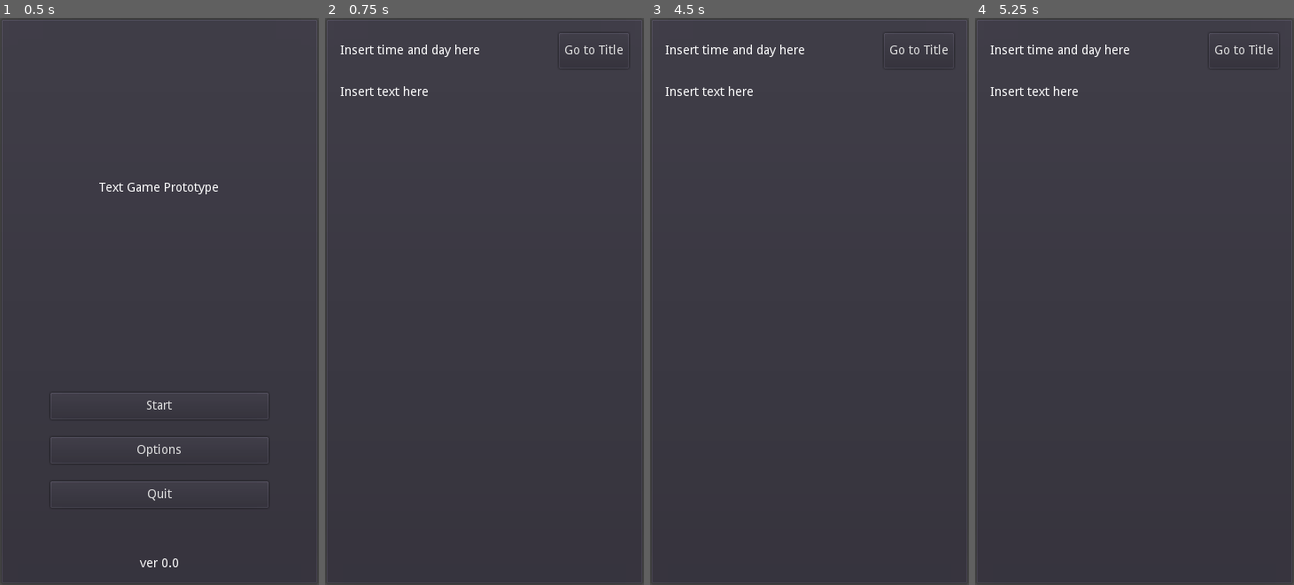
Above: before the commit, frames 1-4 (left to right).
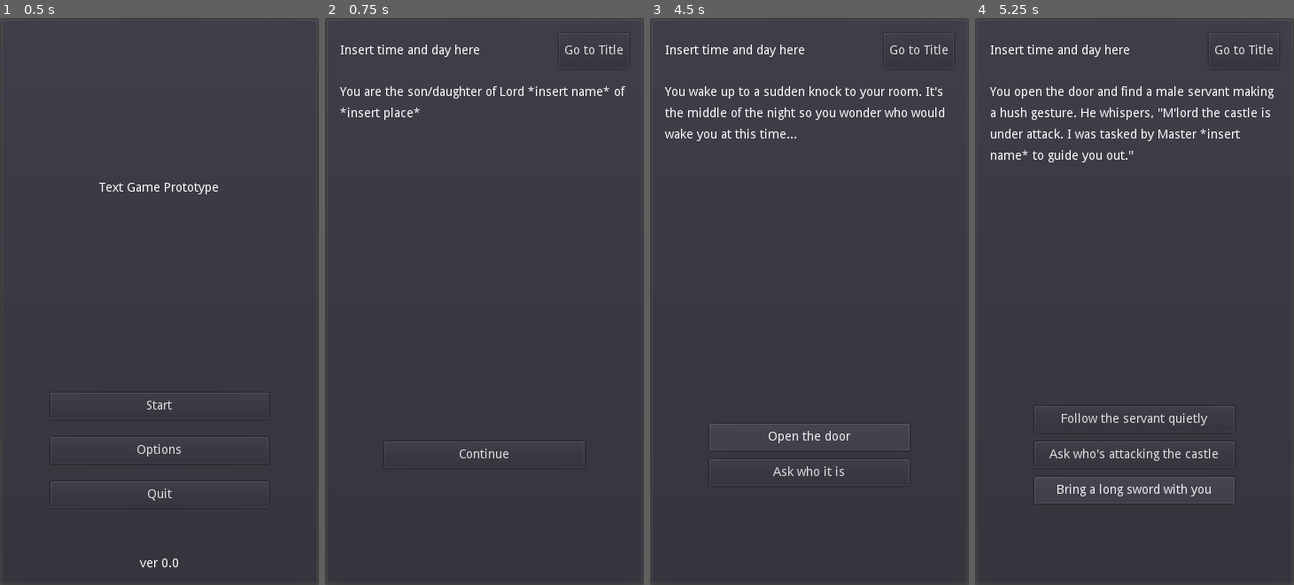
Above: after the commit, the same moments.

Repository: philipuriarte/A-Churchyard-of-Orphans
Game: Godot game, scene res://scenes/main.tscn
The game is run twice, just before and just after one commit, with the same random seed, the same clock (stepped at 60 frames per second) and the same inputs.
Inputs (mouse positions are in pixels of both pictures, inside the frame that each line leads up to):
- Up to frame 1 (0.5 s): no input
- Up to frame 2 (0.75 s): click "Start" at 0.5 s
- Up to frame 3 (4.5 s): click "Go to Title" at 1.25 s; click "Start" at 2 s; click "Go to Title" at 2.75 s; click "Start" at 3.5 s; click (809, 454) at 4.25 s, where only the run after the commit has a clickable "Continue"
- Up to frame 4 (5.25 s): click (1134, 437) at 5 s, where only the run after the commit has a clickable "Open the door"

Frame 1 is identical in both runs. In frame 2, 1.0% of the frame differs, in the area x 4-95%, y 12-78%; in frame 3, 2.1%; in frame 4, 3.4%, in the area x 4-94%, y 12-86%.
Error before the commit: Parse Error: Can't preload resource at path: res://logic/content_dict.gd (res://logic/content.gd:3)

Commit message:
Update content.gd with renamed ContentData class

Diff:
--- a/logic/content.gd
+++ b/logic/content.gd
@@ -1,8 +1,8 @@
 extends VBoxContainer
 
-const ContentDict = preload("res://logic/content_dict.gd")
+const ContentData = preload("res://logic/content_data.gd")
 
-var content_dict = ContentDict.new().get_cd()
+var content_dict = ContentData.new().get_cd()
 var choice_index := 0
 var current_page := "prologue"
 var output_key := " "
